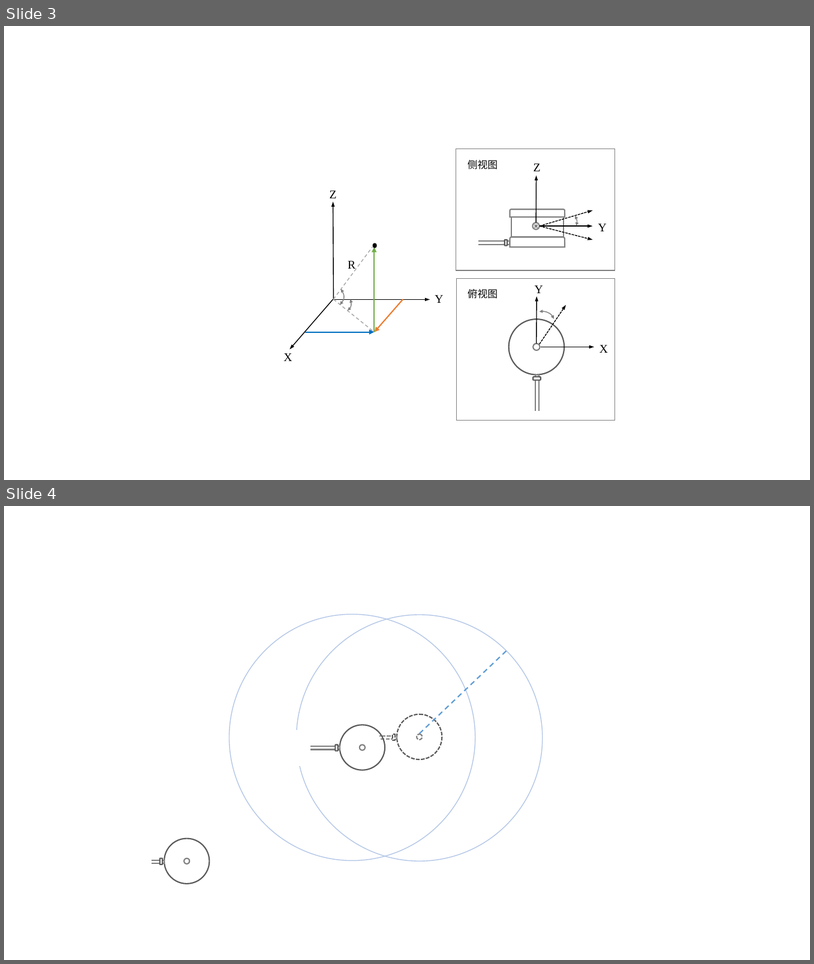
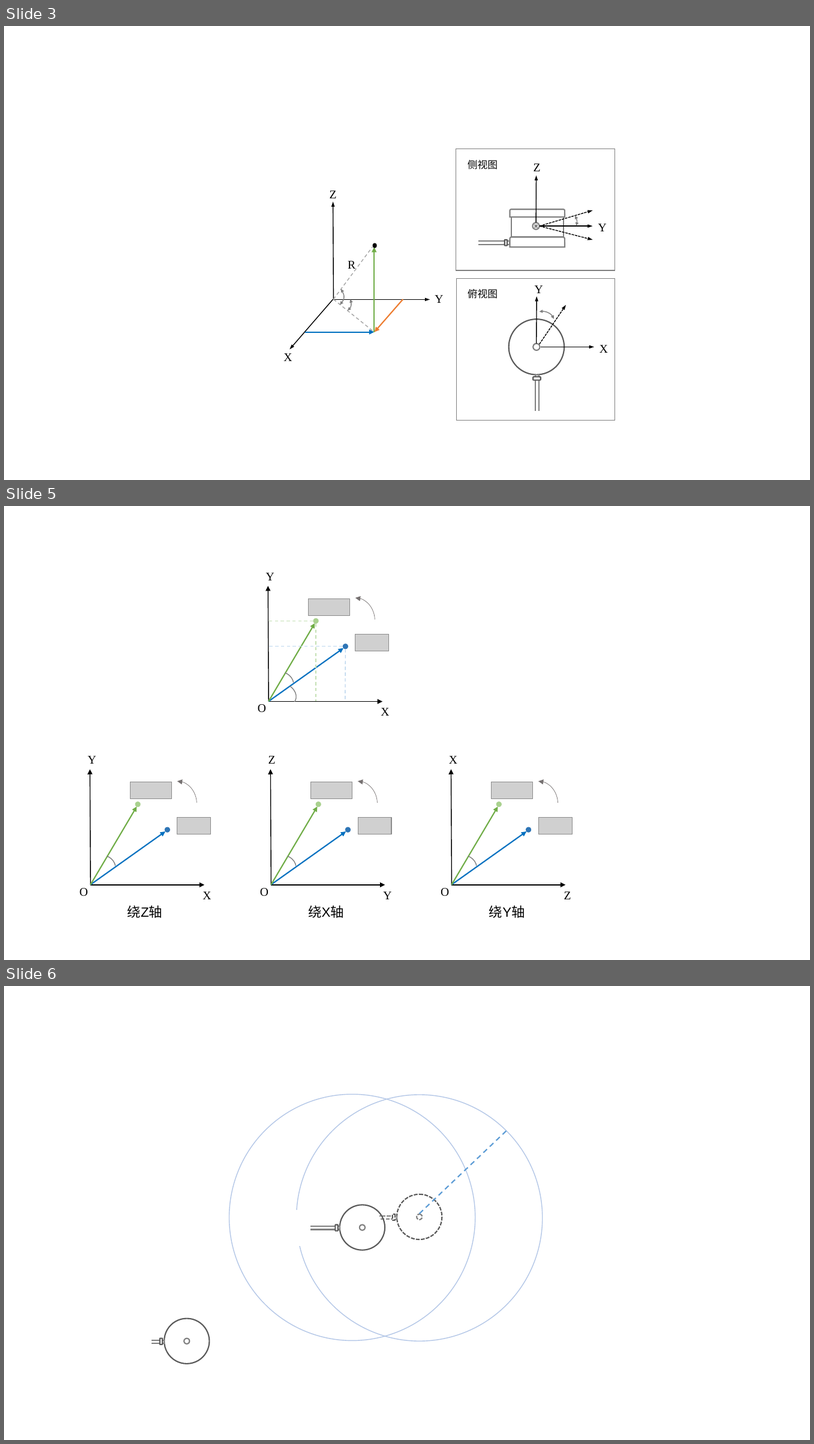
Before and after one commit to Kang-YC/my_backup, a slide deck: 示意图.pptx. Shown one above the other, each under a label of ours: slides 3 and 4 before the commit, slides 3, 5 and 6 after it; the slides between them are not shown. The pictures are 814x964 and 814x1444 pixels, drawn with LibreOffice and Linux fonts; fonts in the diff are those of the drawing; grey boxes stand for pictures; background and template pictures are left out. Boxes give left, top, right and bottom in pixels: in the first picture for what was removed or moved away, otherwise in the second. Text is boxed around its words. In the diff, an @@ line names an element or a change of style, - is before the commit and + after.

```diff
--- a/示意图.pptx
+++ b/示意图.pptx
@@ slide 5 added at (4,506,810,960), background #FFFFFF @@
@@ group added at (258,573,389,715): 4 arrows, 4 lines, 3 arc (boxed as its full ellipse)s, 3 texts, 2 ellipses, 2 pictures @@
+X
+Y
+O
@@ group added at (80,756,573,918): 12 arrows, 12 texts, 6 arc (boxed as its full ellipse)s, 6 ellipses, 6 pictures @@
+Y
+Z
+O
+X
+Y
+O
+Z
+X
+O
+绕Z轴
+绕Y轴
+绕X轴
@@ what was slide 4 is now slide 6 @@
```
Also in this commit, not shown: 2 other slides added, 1 other file.
